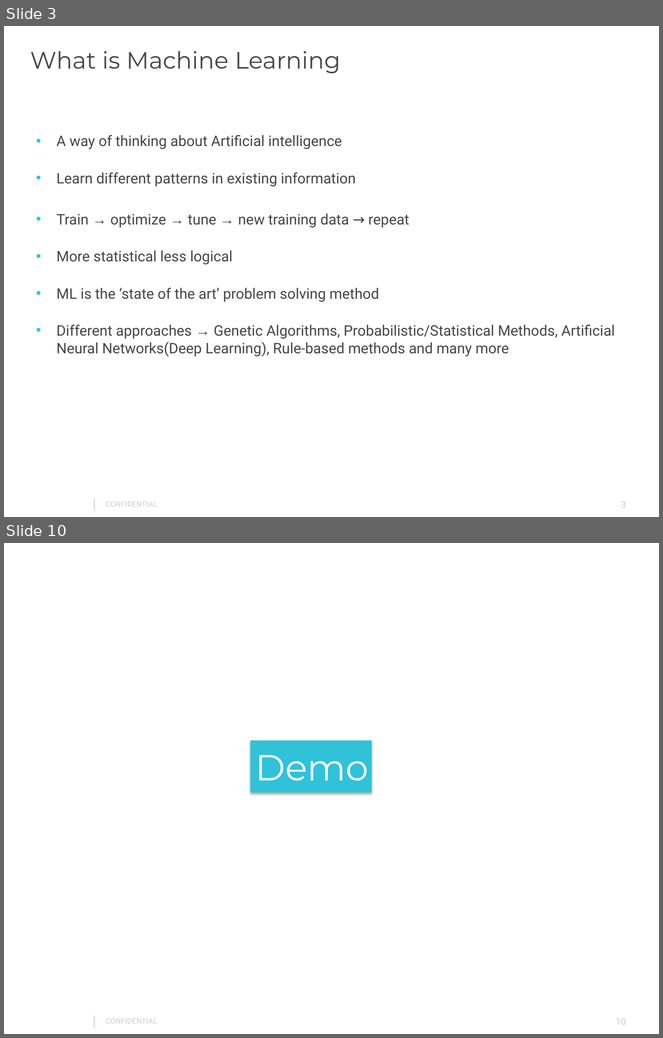
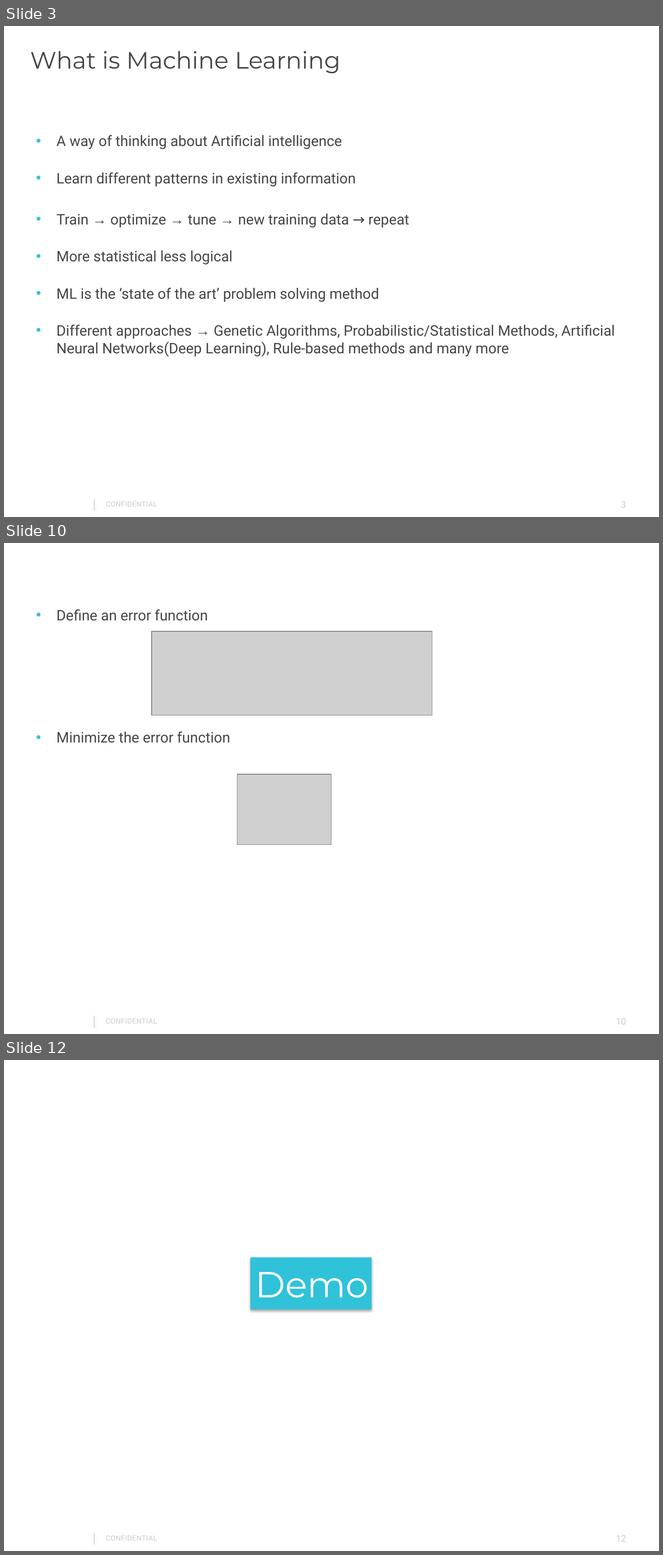
Before and after one commit to gautam0707/TechTalk1_Epam, a slide deck: TechTalk1.pptx. Shown one above the other, each under a label of ours: slides 3 and 10 before the commit, slides 3, 10 and 12 after it; the slides between them are not shown. The pictures are 663x1038 and 663x1555 pixels, drawn with LibreOffice and Linux fonts; fonts in the diff are those of the drawing; grey boxes stand for pictures; background and template pictures are left out. Boxes give left, top, right and bottom in pixels: in the first picture for what was removed or moved away, otherwise in the second. Text is boxed around its words. In the diff, an @@ line names an element or a change of style, - is before the commit and + after.

```diff
--- a/TechTalk1.pptx
+++ b/TechTalk1.pptx
@@ slide 10 added at (4,543,659,1034), background #FFFFFF; not listed: 3 template elements that a slide beside it also shows @@
@@ text added at (57,609,230,743), 16 pt, text #464547 @@
+• Define an error function
+• Minimize the error function
@@ picture added at (152,631,432,715) @@
@@ picture added at (237,774,332,845) @@
@@ what was slide 10 is now slide 12 @@
@@ page number at (616,1536,626,1542): text changed @@
-10
+12
```
Also in this commit, not shown: 5 slides changed, 1 other slide added, 1 other file.
